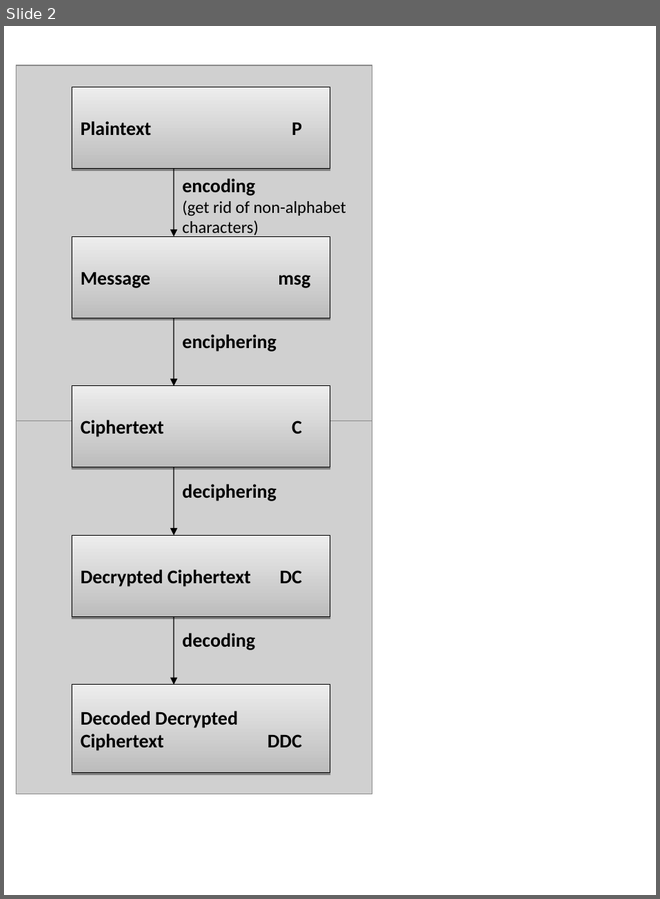
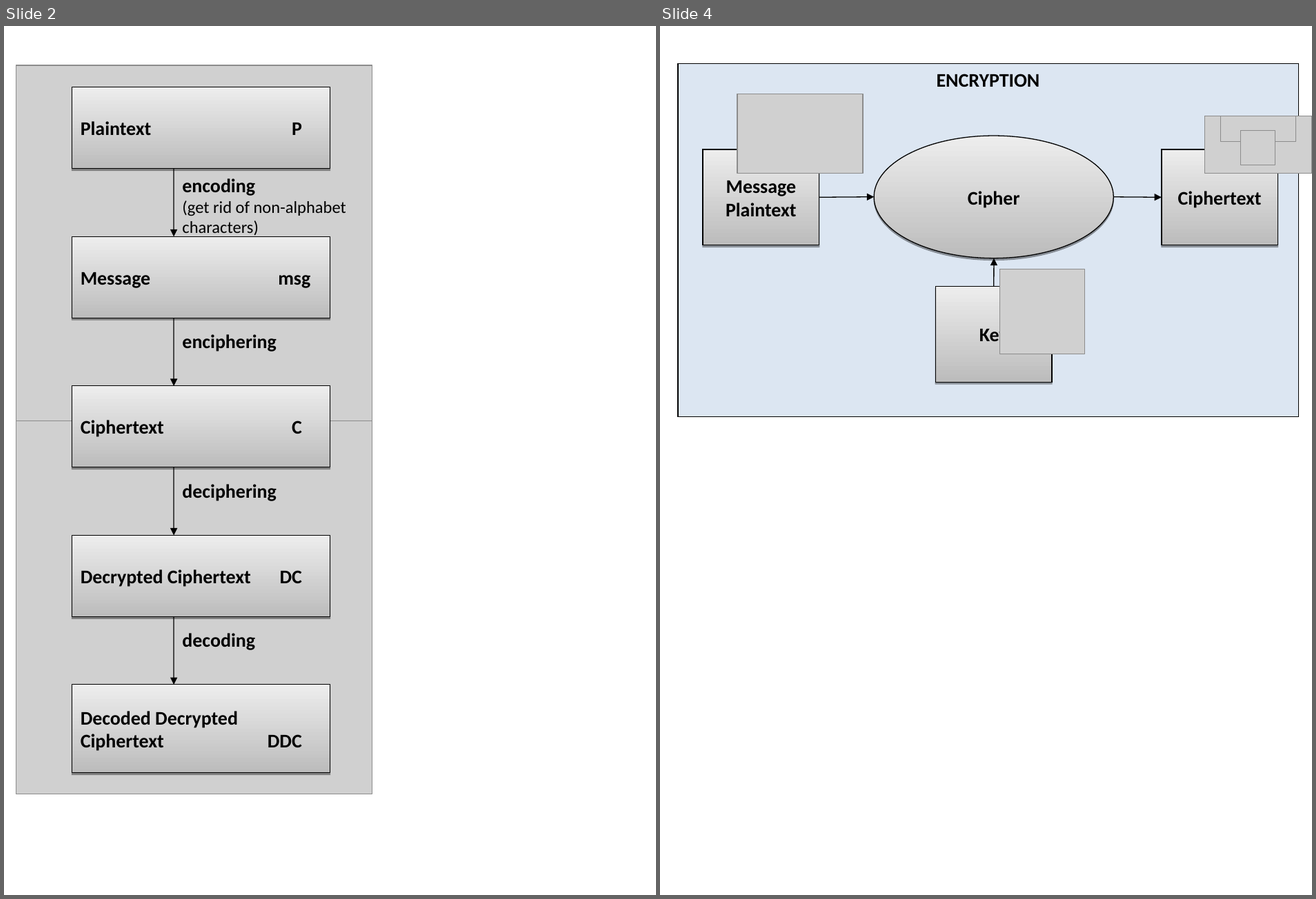
Before and after one commit to cryptool-org/cryptool1, a slide deck: script/de/figures/encryption-decryption.ppt. Shown side by side, each under a label of ours: slide 2 before the commit, slides 2 and 4 after it; the slides between them are not shown. The pictures are 660x899 and 1316x899 pixels, drawn with LibreOffice and Linux fonts; fonts in the diff are those of the drawing; grey boxes stand for pictures. Boxes give left, top, right and bottom in pixels: in the first picture for what was removed or moved away, otherwise in the second. Text is boxed around its words. In the diff, an @@ line names an element or a change of style, - is before the commit and + after.

```diff
--- a/script/de/figures/encryption-decryption.ppt
+++ b/script/de/figures/encryption-decryption.ppt
@@ slide 4 added at (x1=660, y1=26, x2=1312, y2=895), background #FFFFFF @@
@@ rectangle added at (x1=678, y1=63, x2=1299, y2=417), fill #DCE6F2, outline #000000 0.74 pt, 16 pt, text #000000, bold @@
+ENCRYPTION
@@ picture added at (x1=737, y1=94, x2=863, y2=173) @@
@@ picture added at (x1=1204, y1=116, x2=1312, y2=174) @@
@@ picture added at (x1=1221, y1=116, x2=1296, y2=142) @@
@@ rectangle added at (x1=703, y1=150, x2=819, y2=245), fill gradient #BCBCBC to #EDEDED, outline #000000 0.74 pt, 16 pt, text #000000, bold @@
+Message
+Plaintext
@@ ellipse added at (x1=874, y1=136, x2=1114, y2=258), fill gradient #BCBCBC to #EDEDED, outline #000000 0.74 pt, 16 pt, text #000000, bold @@
+Cipher
@@ rectangle added at (x1=1162, y1=150, x2=1278, y2=245), fill gradient #BCBCBC to #EDEDED, outline #000000 0.74 pt, 16 pt, text #000000, bold @@
+Ciphertext
@@ picture added at (x1=1241, y1=130, x2=1275, y2=164) @@
@@ arrow added from (819, 197) to (874, 197), #000000 0.74 pt @@
@@ arrow added from (1114, 197) to (1162, 197), #000000 0.74 pt @@
@@ arrow added from (994, 287) to (994, 258), #000000 0.74 pt @@
@@ picture added at (x1=1000, y1=270, x2=1085, y2=354) @@
@@ rectangle added at (x1=935, y1=286, x2=1052, y2=381), fill gradient #BCBCBC to #EDEDED, outline #000000 0.74 pt, 16 pt, text #000000, bold @@
+Key
```
Also in this commit, not shown: 1 other slide added, 25 other files.
